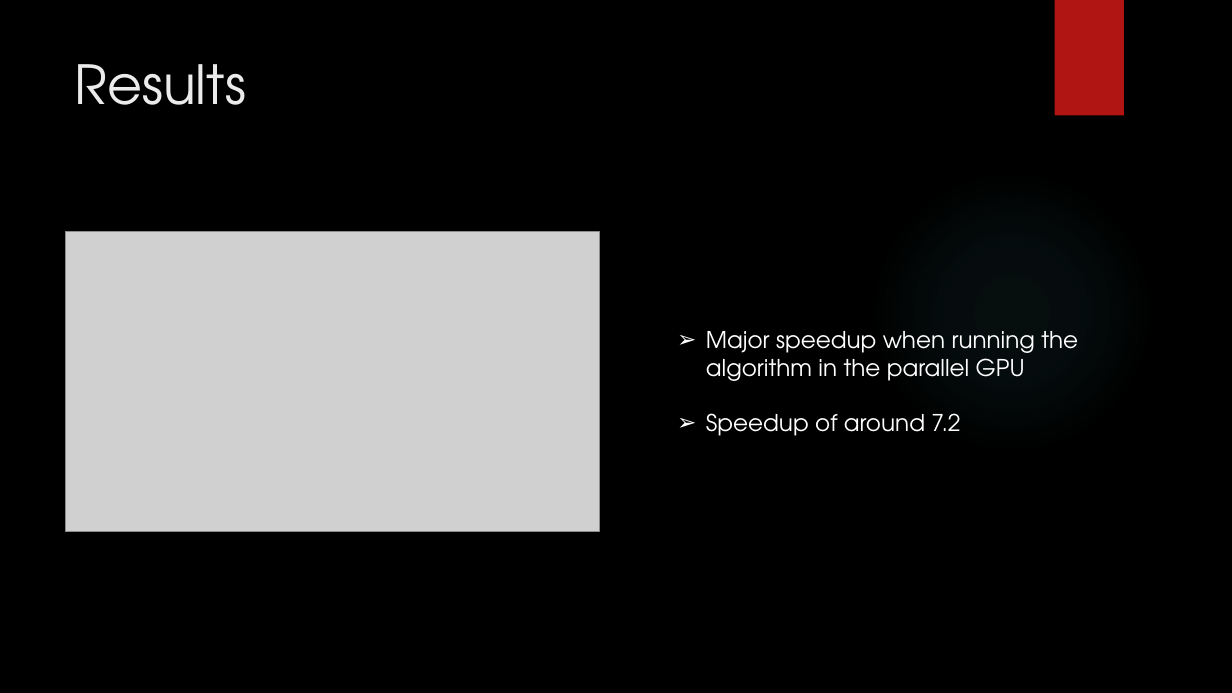
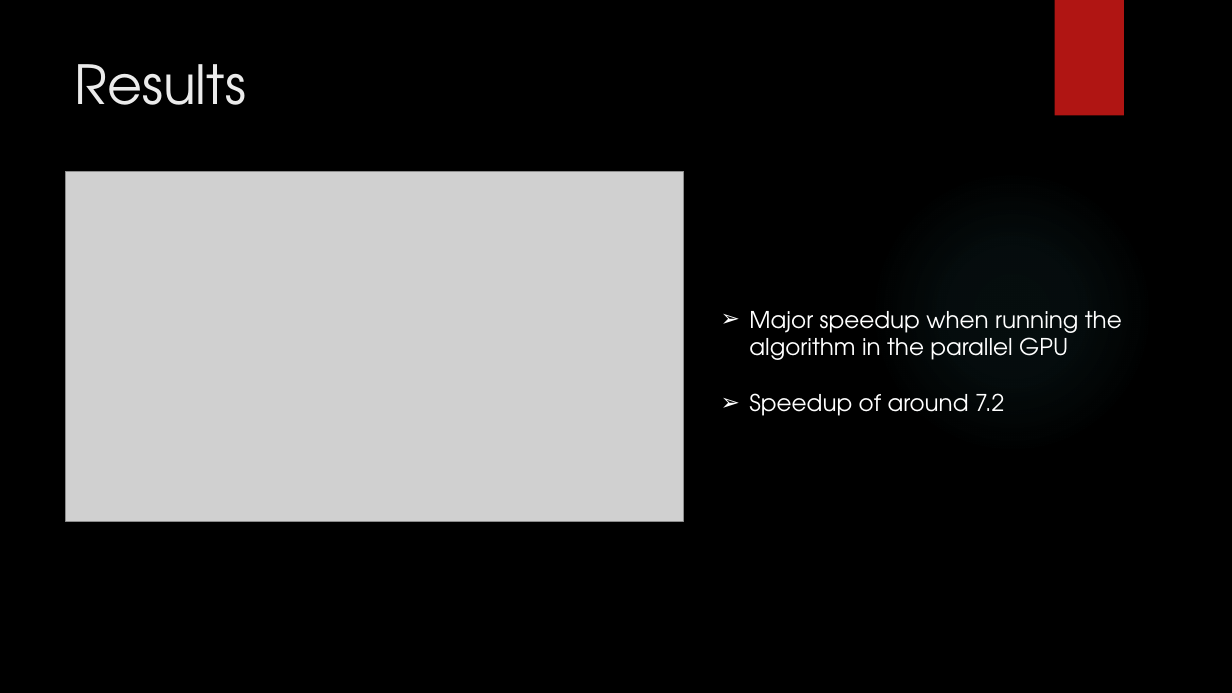
Before and after one commit to pedrocarrega/projectPCM, a slide deck: slide 5 of presentation.pptx. Drawn at 1232x693 pixels with LibreOffice and Linux fonts; fonts in the diff are those of the drawing; grey boxes stand for pictures; background and template pictures are left out. Boxes give left, top, right and bottom in pixels: in the first picture for what was removed or moved away, otherwise in the second. Text is boxed around its words. In the diff, an @@ line names an element or a change of style, - is before the commit and + after.

```diff
--- a/presentation.pptx
+++ b/presentation.pptx
@@ picture: place and size @@
-picture at [66, 231, 600, 531]
+picture at [66, 172, 684, 522]
@@ text "Major speedup when running the ...": place and size @@
-text "Major speedup when running the ..." at [706, 331, 1078, 436]
+text "Major speedup when running the ..." at [749, 311, 1122, 416]
```
Also in this commit, not shown: 1 other slide changed, 1 other file.
